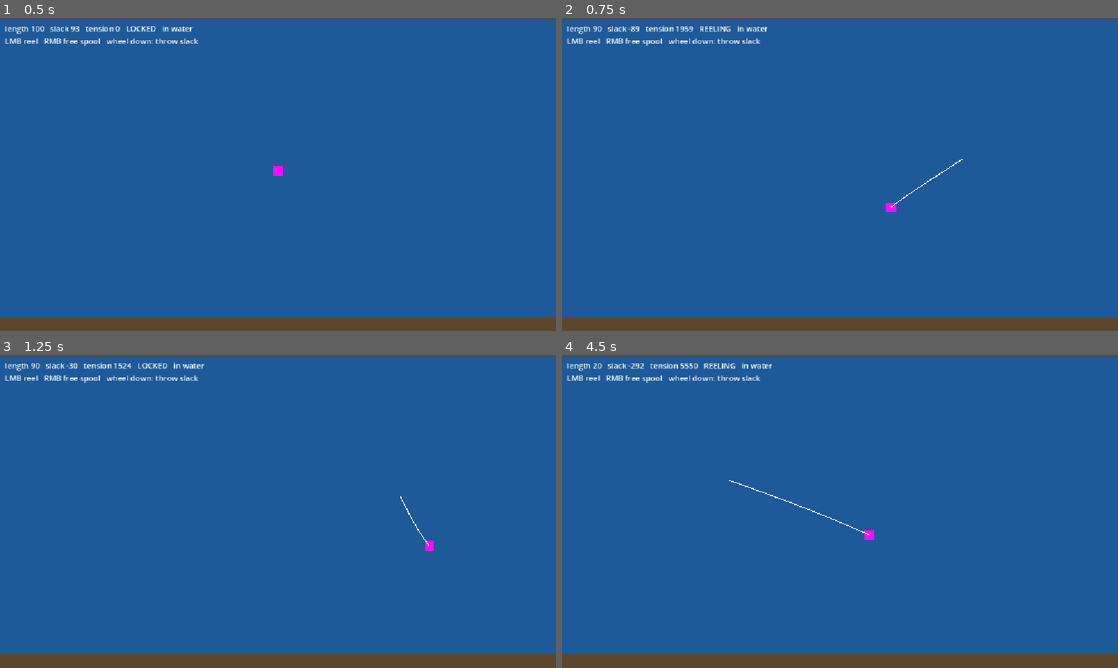
Above: before the commit, frames 1-4 (two rows, left to right).
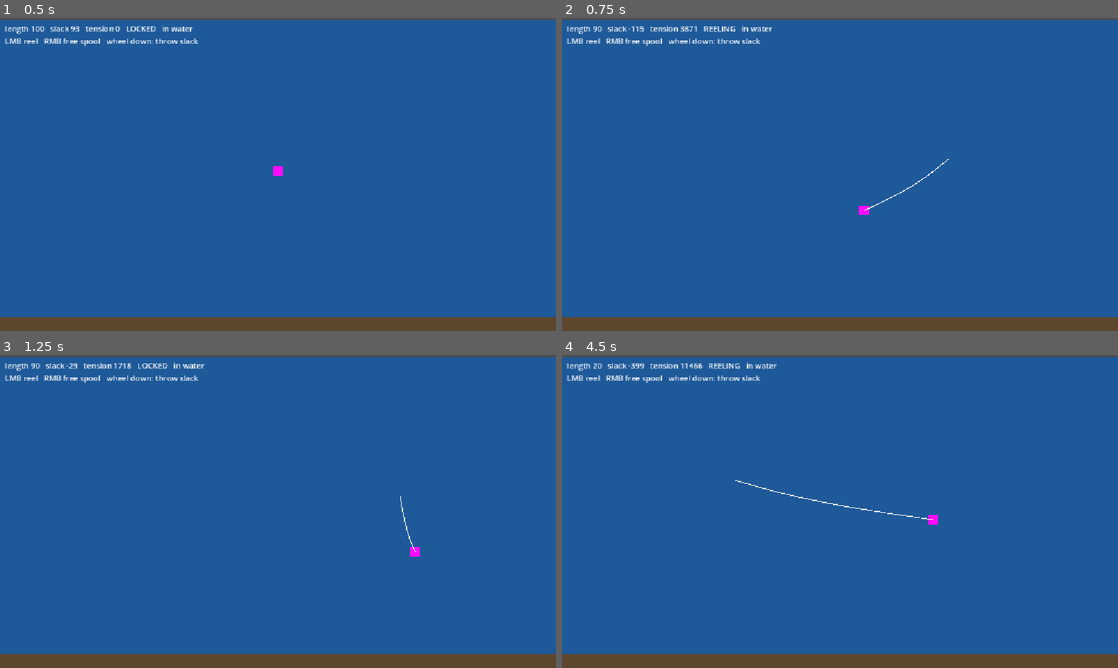
Above: after the commit, the same moments.

Repository: BryantSteed/Found-Fishin
Game: Godot game, scene res://water/water.tscn
Same seed, same stepped clock (60 frames per second), same inputs: the game is played once before the commit and once after it.
Inputs (mouse positions are in pixels of both pictures, inside the frame that each line leads up to):
- Up to frame 1 (0.5 s): no input
- Up to frame 2 (0.75 s): tap Enter at 0.5 s; move the mouse to (962, 158) at 0.52 s; click (962, 158) at 0.67 s
- Up to frame 3 (1.25 s): no input
- Up to frame 4 (4.5 s): drag from (728, 527) to (812, 574) at 1.27 s; move the mouse to (895, 442) at 2.02 s; click (895, 442) at 2.17 s; drag from (812, 574) to (673, 464) at 2.77 s; move the mouse to (1006, 558) at 3.52 s; click (1006, 558) at 3.67 s; drag from (673, 464) to (840, 511) at 4.27 s

Frame 1 is identical in both runs. In frame 2, 0.5% of the frame differs, in the area x 12-73%, y 2-63%; in frame 3, 0.2%; in frame 4, 0.5%, in the area x 12-68%, y 2-60%.

Commit message:
Revert "got rid of line anchor position interpolation drag"
This reverts commit 34ca551ffbae5369ff5c56575bac1f5a702b6380.

Diff:
--- a/water/water.gd
+++ b/water/water.gd
@@ -2,19 +2,19 @@
 
 @export var hook: Hook
 @export var follow_speed := 10.0   # higher = anchor tracks the mouse more tightly
+@export var anchor_y := 0.0         # height the anchor slides along
 @export var throw_slack_amount := 25.0
 
 @onready var water_area: Area2D = $WaterArea
 @onready var hud: Label = $HUD
 
 func _ready() -> void:
-	hook.anchor = Vector2(hook.global_position.x, 0.0)
+	hook.anchor = Vector2(hook.global_position.x, anchor_y)
 
 func _physics_process(delta: float) -> void:
 	# Lateral only: the anchor slides along anchor_y, smoothed so mouse flicks don't teleport it
-	#var anchor_x := lerpf(hook.anchor.x, get_global_mouse_position().x, 1.0 - exp(-follow_speed * delta))
-
-	hook.anchor = Vector2(get_global_mouse_position().x, get_global_mouse_position().y)
+	var anchor_x := lerpf(hook.anchor.x, get_global_mouse_position().x, 1.0 - exp(-follow_speed * delta))
+	hook.anchor = Vector2(anchor_x, get_global_mouse_position().y)
 
 	if Input.is_mouse_button_pressed(MOUSE_BUTTON_RIGHT):
 		hook.spool = Hook.Spool.FREE
